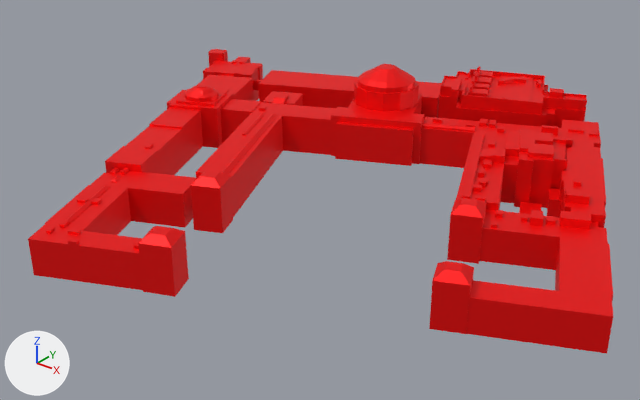
The glTF model BUILDING10.gltf: old version first, new version second.
Before and after are seen from a 50 mm lens placed at (853.0, -1133.0, 665.0), pointed at (-8.0, -56.0, -2.0). The axes (+X, +Y, +Z) are drawn at lower left. The lights are the same throughout. Where no turn or scale is listed for an object, it has been applied to the vertices.
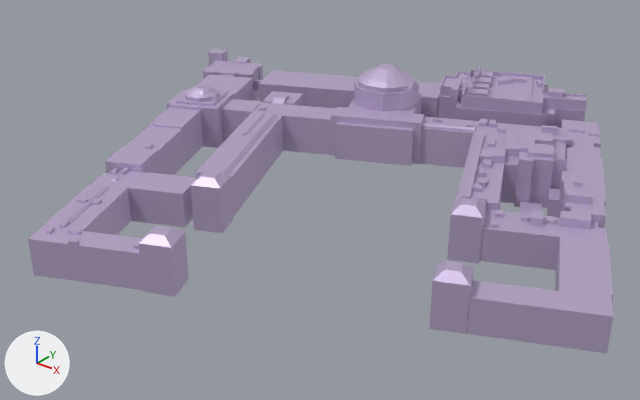
The newer file is also turned or shifted as a whole; pictures and numbers use the older file's frame.

What differs and where, as boxes (x1, y1, x2, y2) in the pictures (640 x 400 px):
```json
{"object": "Mesh_13", "change": "surface changed", "before": [429, 209, 613, 353], "after": [429, 209, 613, 353]}
{"object": "Mesh_14", "change": "surface changed", "before": [28, 168, 197, 297], "after": [28, 168, 197, 297]}
{"object": "Mesh_8", "change": "surface changed", "before": [191, 102, 336, 233], "after": [191, 102, 336, 233]}
{"object": "Mesh_11", "change": "surface changed", "before": [419, 117, 510, 264], "after": [419, 117, 510, 264]}
{"object": "Mesh_9", "change": "surface changed", "before": [331, 64, 424, 166], "after": [331, 64, 424, 166]}
{"object": "Mesh_15", "change": "surface changed", "before": [438, 66, 587, 128], "after": [438, 66, 587, 128]}
{"object": "Mesh_6", "change": "surface changed", "before": [105, 107, 203, 175], "after": [105, 107, 203, 175]}
{"object": "Mesh_4", "change": "surface changed", "before": [501, 129, 573, 208], "after": [501, 129, 573, 208]}
{"object": "Mesh_1", "change": "surface changed", "before": [547, 142, 606, 228], "after": [547, 142, 606, 228]}
{"object": "Mesh_10", "change": "surface changed", "before": [253, 70, 441, 119], "after": [253, 70, 441, 119]}
{"object": "Mesh_2", "change": "surface changed", "before": [167, 75, 261, 148], "after": [167, 75, 261, 148]}
{"object": "Mesh_5", "change": "surface changed", "before": [203, 49, 263, 101], "after": [203, 49, 263, 101]}
{"object": "Mesh_12", "change": "surface changed", "before": [509, 120, 601, 148], "after": [509, 120, 601, 148]}
{"object": "Mesh_7", "change": "surface changed", "before": [263, 91, 303, 106], "after": [263, 91, 303, 106]}
{"object": "Mesh_3", "change": "surface changed", "before": [226, 77, 253, 101], "after": [226, 77, 253, 101]}
{"object": "Mesh_0", "change": "surface changed", "before": [519, 202, 542, 214], "after": [519, 202, 542, 214]}
```

Edits to the scene script, one JSON object a line:
```json
{"block": "mat_material_0", "where": "n2 = _N.new('ShaderNodeMix'); n2.name = 'Mix'"}
{"op": "set", "path": "n2.inputs[7].default_value", "old": "(1.0, 0.0, 0.0, 1.0)", "new": "(0.596, 0.49, 0.718, 1.0)", "note": "'B', red #ff0000 -> 'B', light grey #cbbadc"}
```
